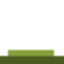
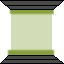
Revision of a layered 64 × 64 image; what changed, layer by layer:
added layer "Background copy" above "Beam" over [0, 0, 64, 64]
added layer "Beam" above "Background" over [11, 8, 52, 51]
painted on "Background" over [0, 55, 64, 64]
